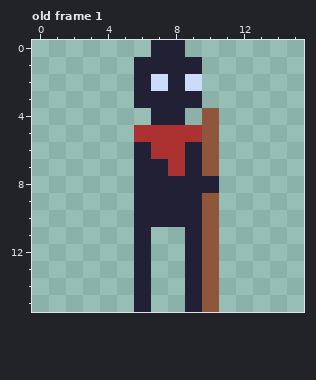
File history of a pixel-art file, Assets/Sprites/Player.aseprite. Above, as it was before the edit.
16x16 pixels, 10 frames. Shown: old frame 1. The commit also changed other frames, which this record leaves out.
After:
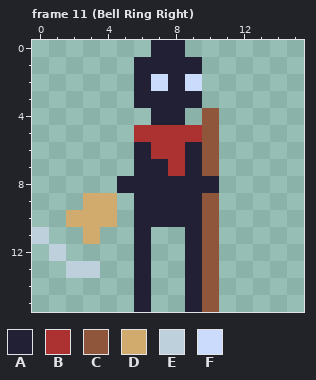
Palette (. is transparent): A #222034  B #ac3232  C #8f563b  D #d1ab6d  E #bdd0db  F #cbdbfc
A new or re-ordered frame is compared with the old frame closest to it.
Commit message: add bell ringing animation
Change:
frames 10 -> 18
Changed rows in their new state; - is an unchanged pixel.
Frame 11 (Bell Ring Right) is new; against old frame 1, layer "Layer 1":
first column x 0:
 8 -----A
 9 ---DD-
10 --DDD-
11 E--D--
12 -E----
13 --EE--
Pixel boxes of the changes (left, top, right, bottom) in both pictures:
added: (32, 176, 134, 278)
